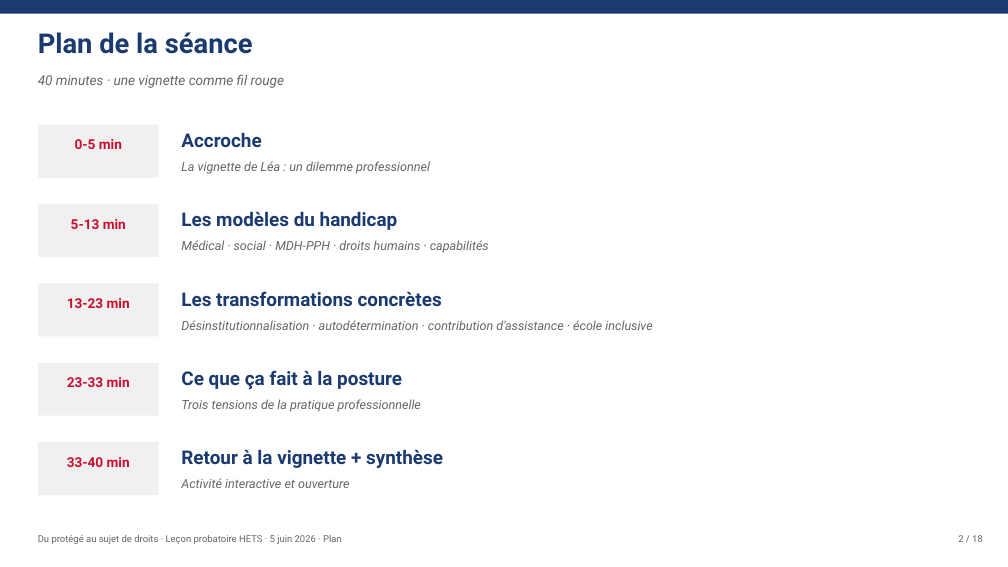
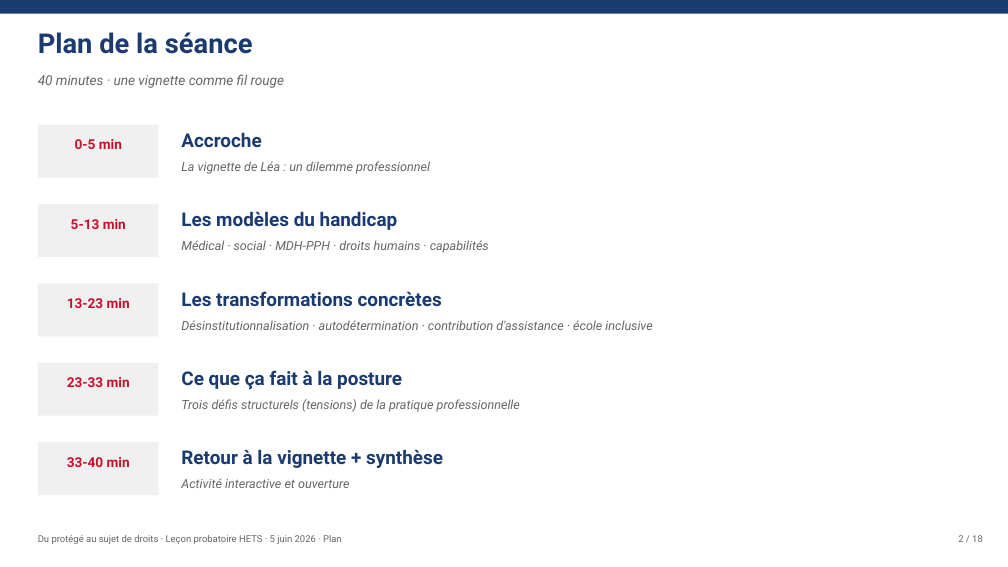
Before and after one commit to pierrebrasseur/cours-handicap-ts, a slide deck: slide 2 of pdfs/Brasseur_lecon_5juin.pptx. Drawn at 1008x567 pixels with LibreOffice and Linux fonts; fonts in the diff are those of the drawing. Boxes give left, top, right and bottom in pixels: in the first picture for what was removed or moved away, otherwise in the second. Text is boxed around its words. In the diff, an @@ line names an element or a change of style, - is before the commit and + after.

```diff
--- a/pdfs/Brasseur_lecon_5juin.pptx
+++ b/pdfs/Brasseur_lecon_5juin.pptx
@@ text at (181,399,520,412): text changed @@
-Trois tensions de la pratique professionnelle
+Trois défis structurels (tensions) de la pratique professionnelle
```
Also in this commit, not shown: 6 other slides changed, 3 other files.
